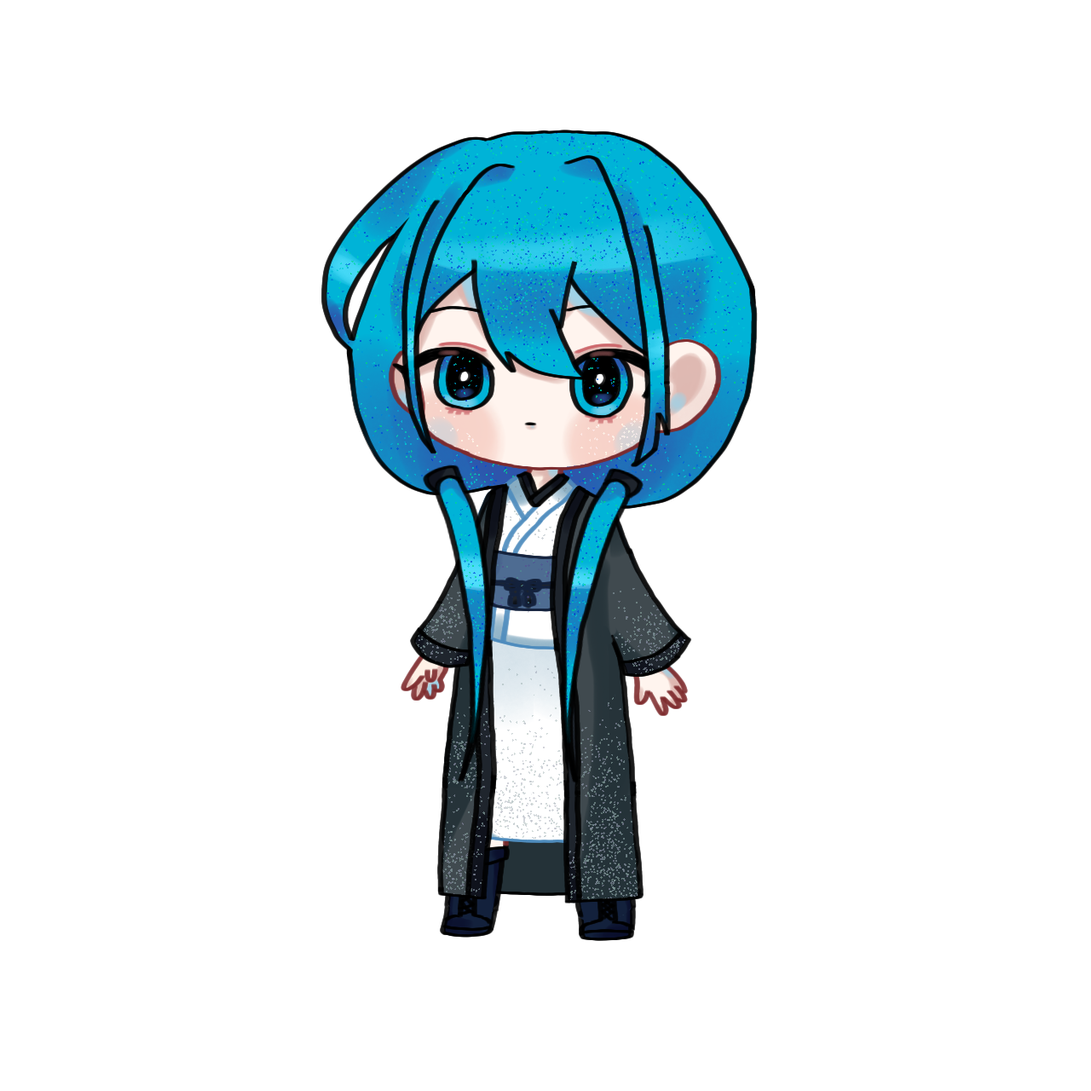
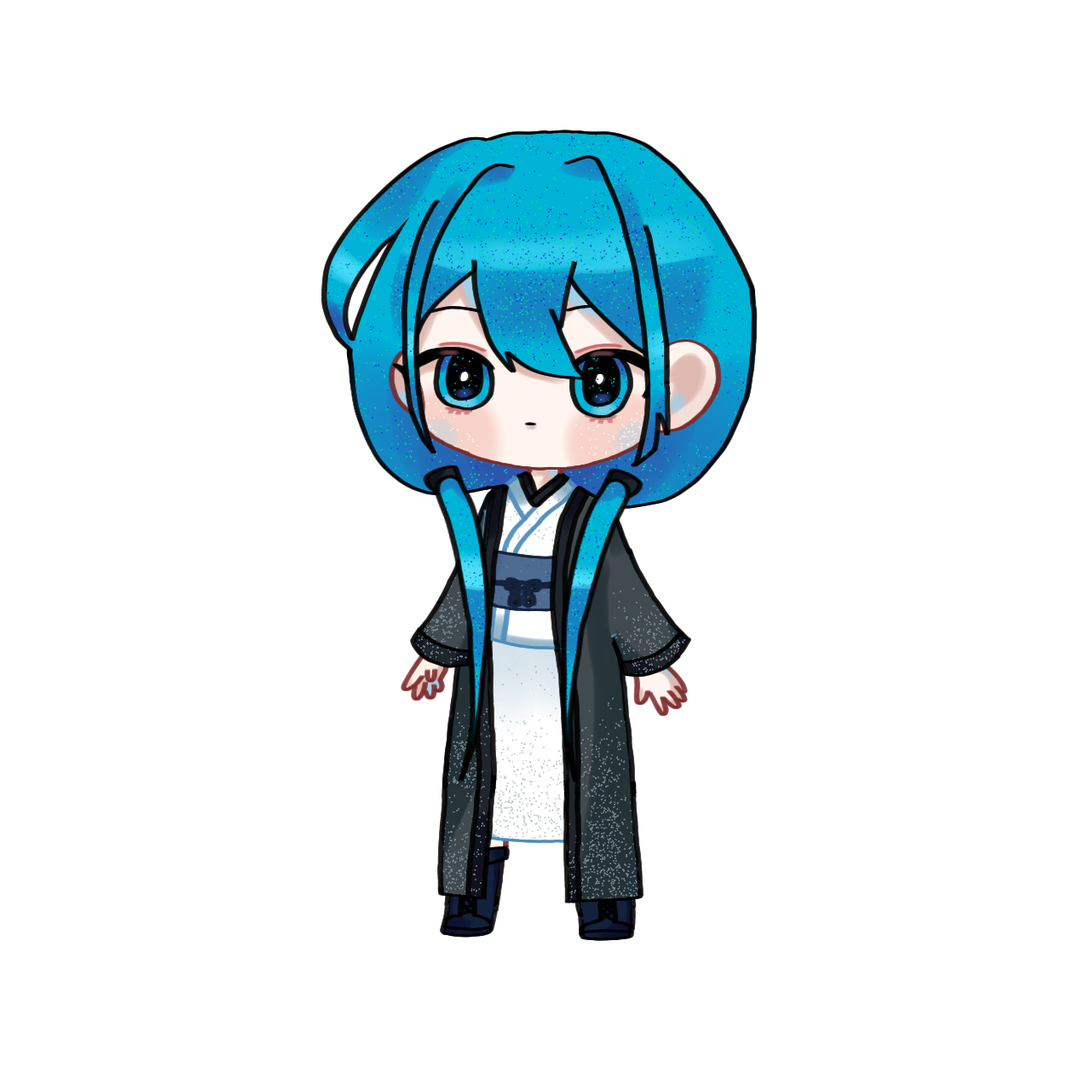
Comparing the layer stacks of the two w=1091, h=1091 images. Changes:
painted on "09ROvergarmentBody1" over left=464, top=482, right=619, bottom=650
removed layer "15LOvergarmentBody" from group "Tabi" over left=480, top=484, right=508, bottom=642
removed layer "20Belt" from group "Tabi" over left=480, top=546, right=612, bottom=613
removed layer "23ShirtBody" from group "Tabi" over left=464, top=482, right=619, bottom=650
removed layer "45BackOvergarment" from group "Tabi" over left=496, top=840, right=570, bottom=897
